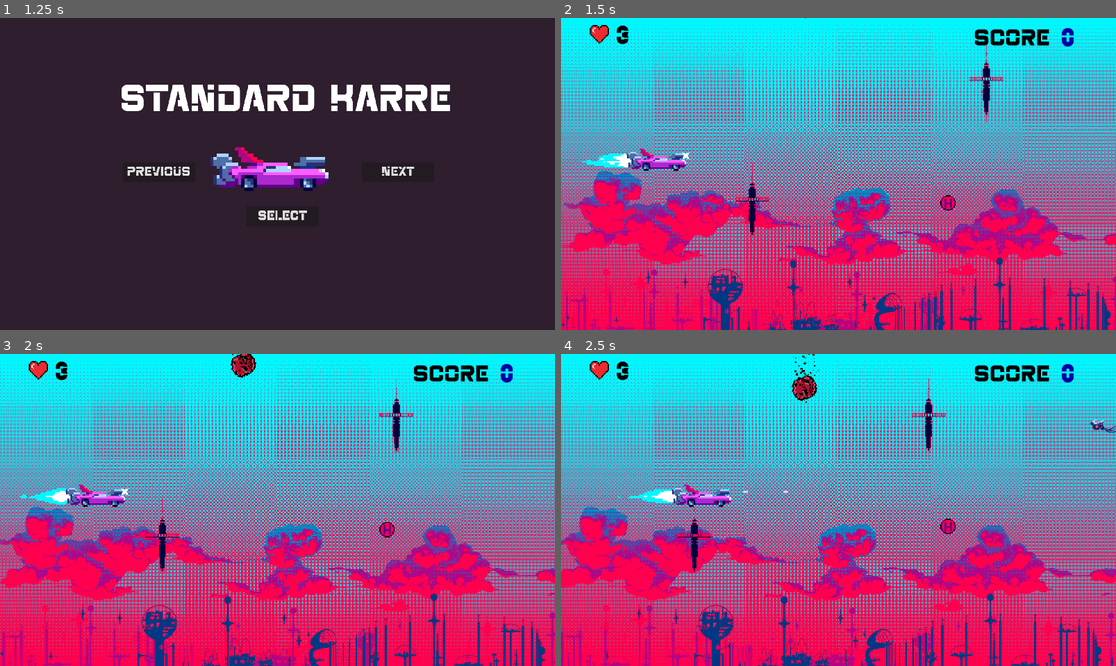
Above: before the commit, frames 1-4 (two rows, left to right).
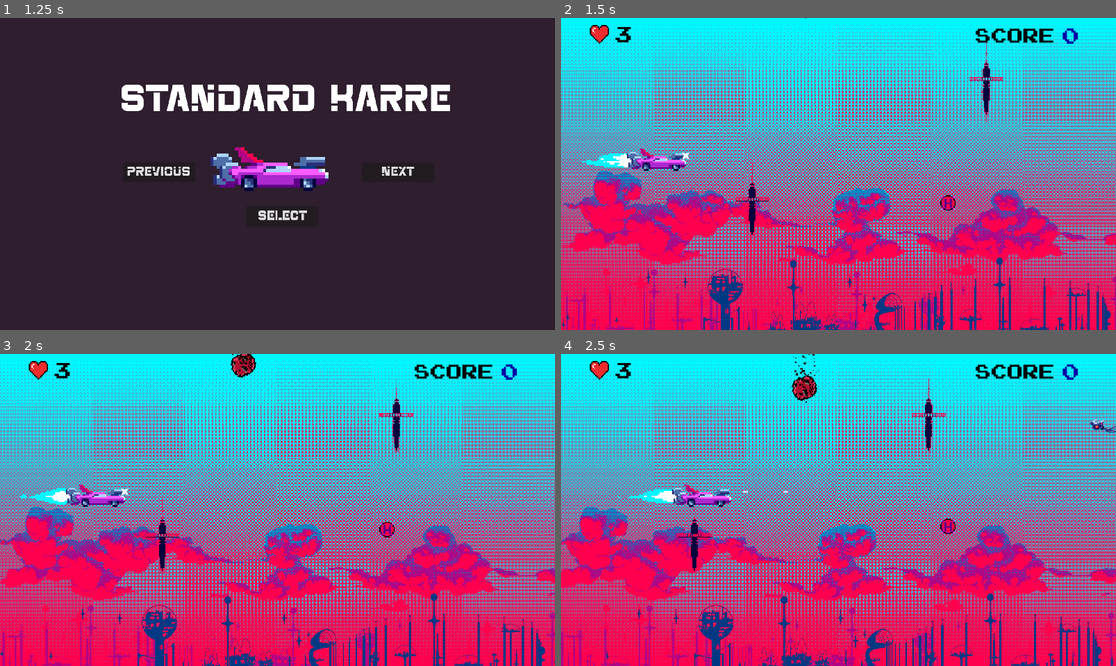
Above: after the commit, the same moments.

Repository: P0ddy/Project-Bentley
Game: Godot game, scene res://Scenes/Menu/main_menu.tscn
The game is run twice, just before and just after one commit, with the same random seed, the same clock (stepped at 60 frames per second) and the same inputs. Sound files missing from this copy of the repository are replaced by a short silence.
Inputs:
- Up to frame 1 (1.25 s): click "Start Game" at 0.5 s
- Up to frame 2 (1.5 s): click "Select" at 1.25 s
- Up to frame 3 (2 s): no input
- Up to frame 4 (2.5 s): hold D (right) from 2.03 s (still down); hold Space (shoot) from 2.03 s (still down)

Frame 1 is identical in both runs. In frame 2, 0.7% of the frame differs, in the area x 9-94%, y 2-10%; in frame 3, 0.7%; in frame 4, 0.7%.

Commit message:
add ingame Font

Diff:
--- a/Scenes/MainScene/Game.tscn
+++ b/Scenes/MainScene/Game.tscn
@@ -11,7 +11,7 @@
 [ext_resource type="Texture2D" uid="uid://cpjn0s8enagpg" path="res://Assets/HP.png" id="6_i8dvb"]
 [ext_resource type="PackedScene" uid="uid://hxv8ns0db8i0" path="res://Scenes/MainScene/vel.tscn" id="6_uldu1"]
 [ext_resource type="Script" path="res://Scenes/MainScene/Background.gd" id="8_p2q4e"]
-[ext_resource type="FontFile" uid="uid://f7mrciexqi7f" path="res://Assets/Fonts/SPACE RETRO.TTF" id="10_2mv47"]
+[ext_resource type="FontFile" uid="uid://cdlpr8kvjg0jb" path="res://Assets/Fonts/EMULOGIC-ZREW.TTF" id="10_827yf"]
 [ext_resource type="Script" path="res://Scenes/MainScene/Camera.gd" id="11_xfkbu"]
 [ext_resource type="PackedScene" uid="uid://cuyb3s030kqqs" path="res://Scenes/MainScene/PickUps/health_pick_up.tscn" id="12_upobf"]
 [ext_resource type="Texture2D" uid="uid://06ljkvg0dv4a" path="res://Assets/BackGround/Parallax_Background_A.png" id="13_t0eib"]
@@ -68,13 +68,13 @@
 
 [node name="DisplayHP" type="Label" parent="CanvasLayer/UI/Control"]
 layout_mode = 0
-offset_left = 188.0
-offset_top = 9.0
+offset_left = 181.0
+offset_top = 11.0
 offset_right = 378.0
-offset_bottom = 122.0
+offset_bottom = 98.0
 theme_override_colors/font_color = Color(0, 0, 0, 1)
-theme_override_fonts/font = ExtResource("10_2mv47")
-theme_override_font_sizes/font_size = 90
+theme_override_fonts/font = ExtResource("10_827yf")
+theme_override_font_sizes/font_size = 60
 text = "3"
 vertical_alignment = 1
 script = ExtResource("5_i1t1g")
@@ -82,24 +82,24 @@
 [node name="Score" type="Label" parent="CanvasLayer/UI/Control"]
 layout_mode = 0
 offset_left = 1428.0
-offset_top = 2.0
+offset_top = 23.0
 offset_right = 1894.0
-offset_bottom = 145.0
+offset_bottom = 92.0
 theme_override_colors/font_color = Color(0, 0, 0, 1)
-theme_override_fonts/font = ExtResource("10_2mv47")
-theme_override_font_sizes/font_size = 79
+theme_override_fonts/font = ExtResource("10_827yf")
+theme_override_font_sizes/font_size = 55
 text = "Score"
 vertical_alignment = 1
 
 [node name="DisplayScore" type="Label" parent="CanvasLayer/UI/Control"]
 layout_mode = 0
 offset_left = 1728.0
-offset_top = 8.0
+offset_top = 21.0
 offset_right = 2295.0
-offset_bottom = 138.0
+offset_bottom = 97.0
 theme_override_colors/font_color = Color(0, 0, 0.643137, 1)
-theme_override_fonts/font = ExtResource("10_2mv47")
-theme_override_font_sizes/font_size = 90
+theme_override_fonts/font = ExtResource("10_827yf")
+theme_override_font_sizes/font_size = 60
 text = "0"
 vertical_alignment = 1
 script = ExtResource("6_4n6hb")
Binary file added: Assets/Fonts/EMULOGIC-ZREW.TTF
Not shown, added: Assets/Fonts/EMULOGIC-ZREW.TTF.import
Not shown: 1 places in Scenes/Menu/character_select.tscn that only renumber resources
